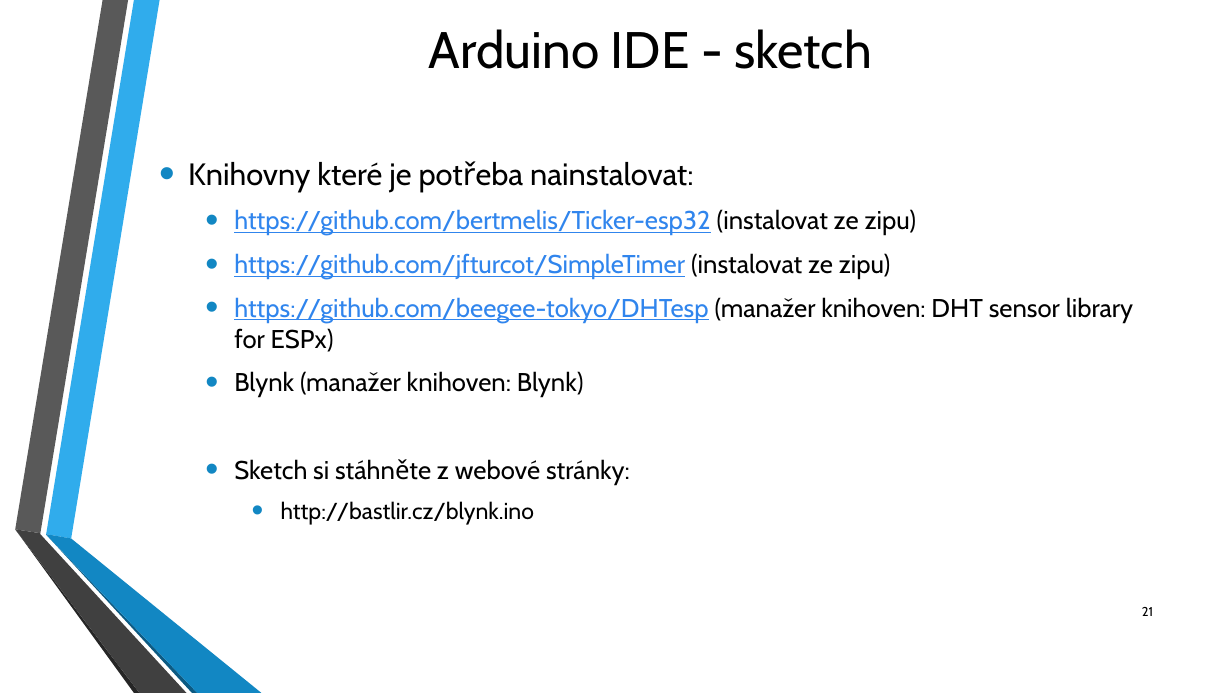
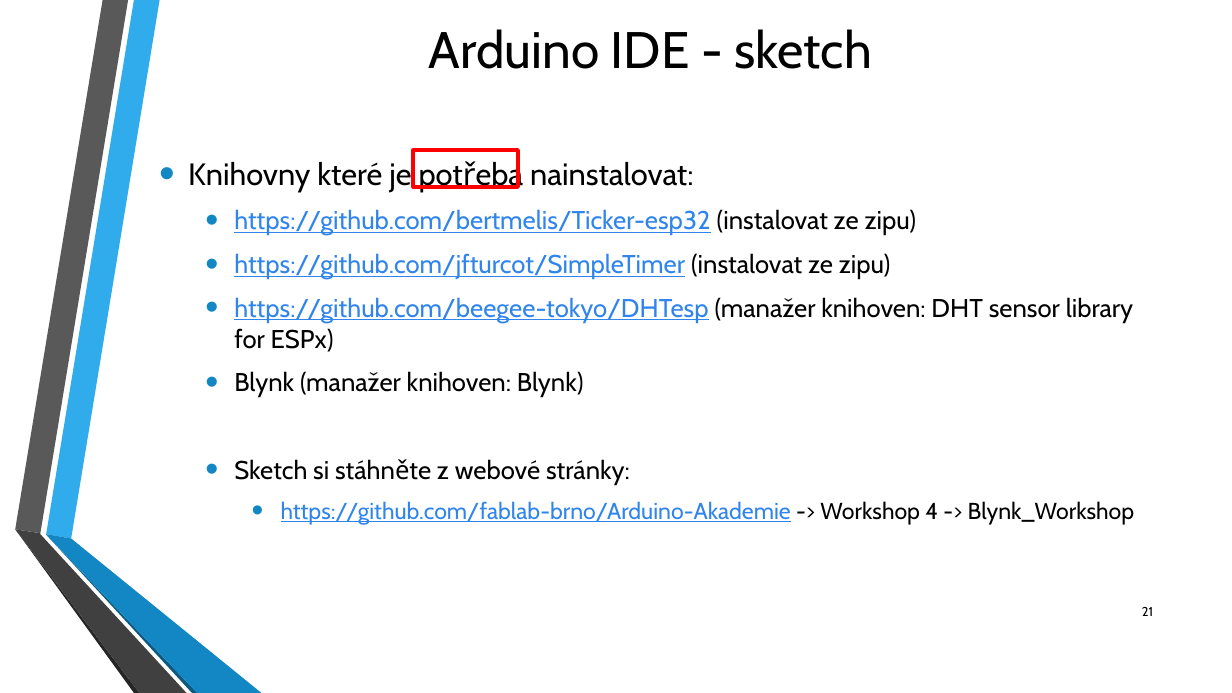
Before and after one commit to fablab-brno/Arduino-Akademie, a slide deck: slide 21 of Workshop 4/Arduino_Workshop_FabLab_4.pptx. Drawn at 1232x693 pixels with LibreOffice and Linux fonts; fonts in the diff are those of the drawing; background and template pictures are left out. Boxes give left, top, right and bottom in pixels: in the first picture for what was removed or moved away, otherwise in the second. Text is boxed around its words. In the diff, an @@ line names an element or a change of style, - is before the commit and + after.

```diff
--- a/Workshop 4/Arduino_Workshop_FabLab_4.pptx
+++ b/Workshop 4/Arduino_Workshop_FabLab_4.pptx
@@ rectangle added at [413,150,518,187], outline #FF0000 3 pt @@
@@ text at [281,501,1135,525]: text changed; text colour #000000 to #3085ED @@
-    • http://bastlir.cz/blynk.ino
+    • https://github.com/fablab-brno/Arduino-Akademie -> Workshop 4 -> Blynk_Workshop
```
Also in this commit, not shown: 4 other slides changed.
